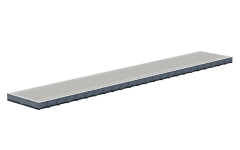
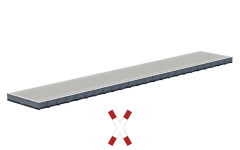
Before/after of a 240×150 layered artwork. What changed in the layer stack:
added layer "Eingefügte Ebene" above "960mm #1" over [left=107, top=109, right=132, bottom=146]
hid "960mm #1" over [left=108, top=119, right=132, bottom=143]
